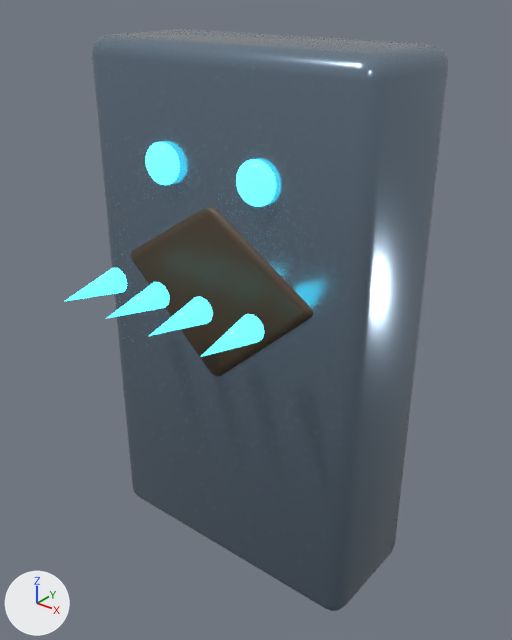
Two versions of the glTF model public/models/enemies/mimic_v4.glb, one commit apart.
Before and after are seen from a camera (50 mm lens) standing at (1.91, -2.39, 1.53) and looking at (0.07, -0.1, 0.11). Every picture has the same lights, and +X, +Y and +Z are marked at lower left. The first picture is the older version. Where no turn or scale is listed for an object, it has been applied to the vertices. Vertices at exactly the same position are counted once.

The first picture shows 'DOOR_BODY_PRIMARY', 'DOOR_MAW_SECONDARY', 'DOOR_TOOTH_EMISSIVE', 'DOOR_TOOTH_EMISSIVE.001', 'DOOR_TOOTH_EMISSIVE.002', 'DOOR_TOOTH_EMISSIVE.003', 'EYE_EMISSIVE', 'EYE_EMISSIVE.001'.
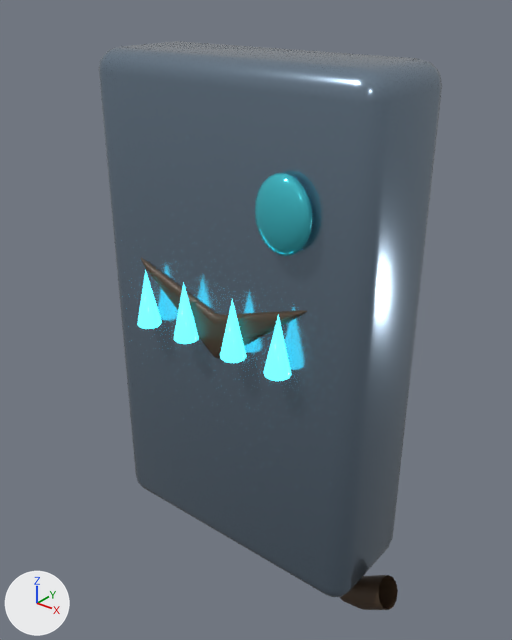
Where the newer file only moved an object's origin or applied its transform, the numbers keep the older frame.

What differs and where, as boxes (x1, y1, x2, y2) in the pictures (512 x 640 px; the box of a moved part takes in the faces that stretch with it):
'DOOR_BODY_PRIMARY', reshaped
    before: (92, 29, 448, 611)
    after: (99, 41, 442, 597)
'DOOR_MAW_SECONDARY', deleted
    before: (131, 206, 313, 376)
'DOOR_EYE_ACCENT', added (cyan)
    after: (254, 173, 313, 256)
'DOOR_MOUTH_SECONDARY', added
    after: (141, 258, 307, 358)
'DOOR_TOOTH_EMISSIVE.001', reshaped (59% narrower, 70% taller)
    before: (107, 282, 170, 318)
    after: (174, 282, 199, 344)
'DOOR_TOOTH_EMISSIVE', reshaped (60% narrower, 76% taller)
    before: (65, 268, 127, 301)
    after: (137, 270, 161, 329)
'DOOR_LEG_SECONDARY.001', added
    after: (340, 575, 398, 610)
'EYE_EMISSIVE.001', deleted (cyan)
    before: (236, 159, 276, 207)
'EYE_EMISSIVE', deleted (cyan)
    before: (145, 142, 180, 185)
part 4 of me_cone_186, moved or reshaped
    before: (149, 297, 213, 336)
    after: (220, 299, 247, 363)
part 5 of me_cone_187, moved or reshaped
    before: (200, 314, 264, 357)
    after: (264, 314, 291, 381)

Diff of the bpy script that builds the scene:
```diff
--- a/public/models/enemies/mimic_v4.glb.py
+++ b/public/models/enemies/mimic_v4.glb.py
@@ me_cube_190 @@
-me_cube_190.from_pydata(...)  # 152 vertices, 300 faces; spans x -0.72..0.72, y -0.3..0.3, z -1.25..1.25
+me_cube_190.from_pydata(...)  # 152 vertices, 300 faces; spans x -0.72..0.72, y -0.28..0.28, z -1.2..1.2
+# me_cube_190 part 1: 152 of 152 vertices moved; they spanned x -0.72..0.72, y -0.3..0.3, z -1.25..1.25 and now span x -0.72..0.72, y -0.28..0.28, z -1.2..1.2; mean shift (0.0, 0.0, 0.0)
 me_cube_190.materials.append(mat_deep_primary)
@@ me_cone_184 @@
-me_cone_184.from_pydata(...)  # 49 vertices, 94 faces; spans x -0.058..0.058, y -0.15..0.15, z -0.058..0.058
+me_cone_184.from_pydata(...)  # 49 vertices, 94 faces; spans x -0.058..0.058, y 0.252..0.368, z -0.28..0.0
+# me_cone_184 part 2: the whole mesh is multiplied about its middle by the matrix ((0.999, 0.0, 0.0), (0.0, 0.0, 0.999), (0.0, -0.933, 0.0)), then moved by (0.0, 0.31, -0.14)
 me_cone_184.materials.append(mat_deep_emissive)
@@ me_cone_185 @@
-me_cone_185.from_pydata(...)  # 49 vertices, 94 faces; spans x -0.058..0.058, y -0.15..0.15, z -0.058..0.058
+me_cone_185.from_pydata(...)  # 49 vertices, 94 faces; spans x -0.078..0.038, y 0.252..0.368, z -0.28..0.0
+# me_cone_185 part 3: the whole mesh is multiplied about its middle by the matrix ((0.999, 0.0, 0.0), (0.0, 0.0, 0.999), (0.0, -0.933, 0.0)), then moved by (-0.02, 0.31, -0.14)
 me_cone_185.materials.append(mat_deep_emissive)
@@ me_cone_186 @@
-me_cone_186.from_pydata(...)  # 49 vertices, 94 faces; spans x -0.058..0.058, y -0.15..0.15, z -0.058..0.058
+me_cone_186.from_pydata(...)  # 49 vertices, 94 faces; spans x -0.038..0.078, y 0.252..0.368, z -0.28..0.0
+# me_cone_186 part 4: the whole mesh is multiplied about its middle by the matrix ((0.999, 0.0, 0.0), (0.0, 0.0, 0.999), (0.0, -0.933, 0.0)), then moved by (0.02, 0.31, -0.14)
 me_cone_186.materials.append(mat_deep_emissive)
@@ me_cone_187 @@
-me_cone_187.from_pydata(...)  # 49 vertices, 94 faces; spans x -0.058..0.058, y -0.15..0.15, z -0.058..0.058
+me_cone_187.from_pydata(...)  # 49 vertices, 94 faces; spans x -0.058..0.058, y 0.252..0.368, z -0.28..0.0
+# me_cone_187 part 5: the whole mesh is multiplied about its middle by the matrix ((0.999, 0.0, 0.0), (0.0, 0.0, 0.999), (0.0, -0.933, 0.0)), then moved by (0.0, 0.31, -0.14)
 me_cone_187.materials.append(mat_deep_emissive)
@@ ob_door_maw_secondary @@
-ob_door_maw_secondary = bpy.data.objects.new('DOOR_MAW_SECONDARY', me_door_maw)
@@ ob_eye_emissive @@
-ob_eye_emissive = bpy.data.objects.new('EYE_EMISSIVE', me_sphere_473)
@@ ob_eye_emissive_001 @@
-ob_eye_emissive_001 = bpy.data.objects.new('EYE_EMISSIVE.001', me_sphere_474)
@@ ob_door_leg_secondary_001 @@
+ob_door_leg_secondary_001 = bpy.data.objects.new('DOOR_LEG_SECONDARY.001', me_door_leg_001)  # 84 vertices, 144 faces; spans x 0.265..0.856, y -0.08..0.08, z -1.359..-0.942; in mat_deep_secondary (brown #4d3c2c)
+ob_door_leg_secondary_001.location = (0.0, 0.0, 0.0)
@@ ob_door_eye_accent @@
+ob_door_eye_accent = bpy.data.objects.new('DOOR_EYE_ACCENT', me_sphere_499)  # a UV sphere (24 segments, 12 rings, poles along z) spanning x -0.13..0.13, y -0.06..0.06, z -0.16..0.16; in mat_deep_accent (cyan #50ddeb)
+ob_door_eye_accent.location = (0.38, -0.32, 0.72)
@@ ob_door_mouth_secondary @@
+ob_door_mouth_secondary = bpy.data.objects.new('DOOR_MOUTH_SECONDARY', me_door_mouth)  # 152 vertices, 300 faces; spans x -0.482..0.482, y -0.31..0.31, z -0.037..0.341; in mat_deep_secondary (brown #4d3c2c)
+ob_door_mouth_secondary.location = (0.0, 0.0, 0.0)
```
